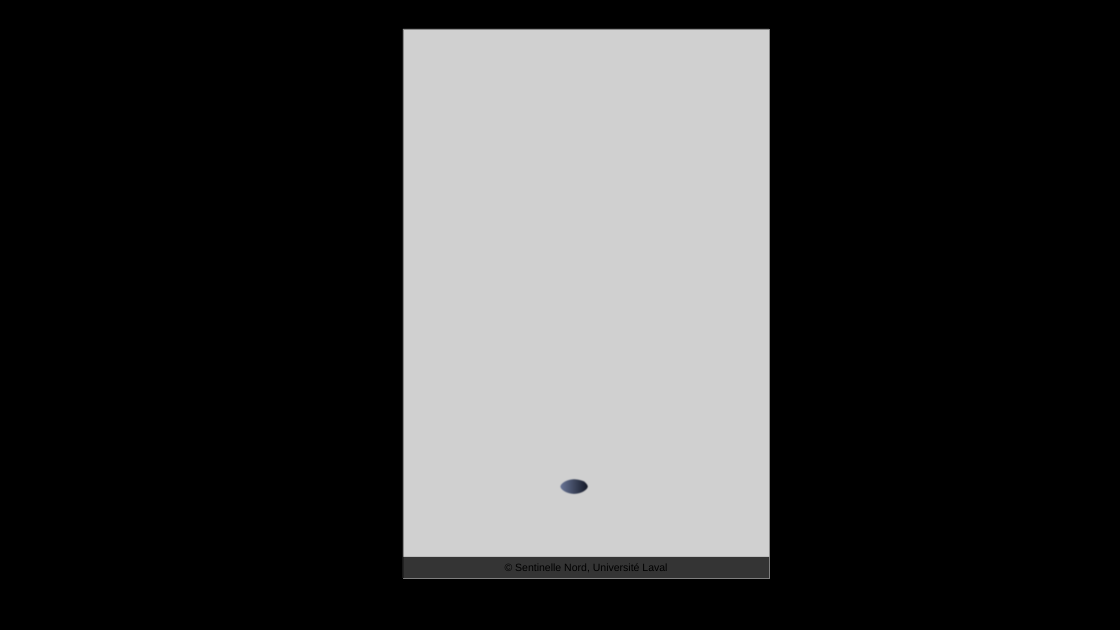
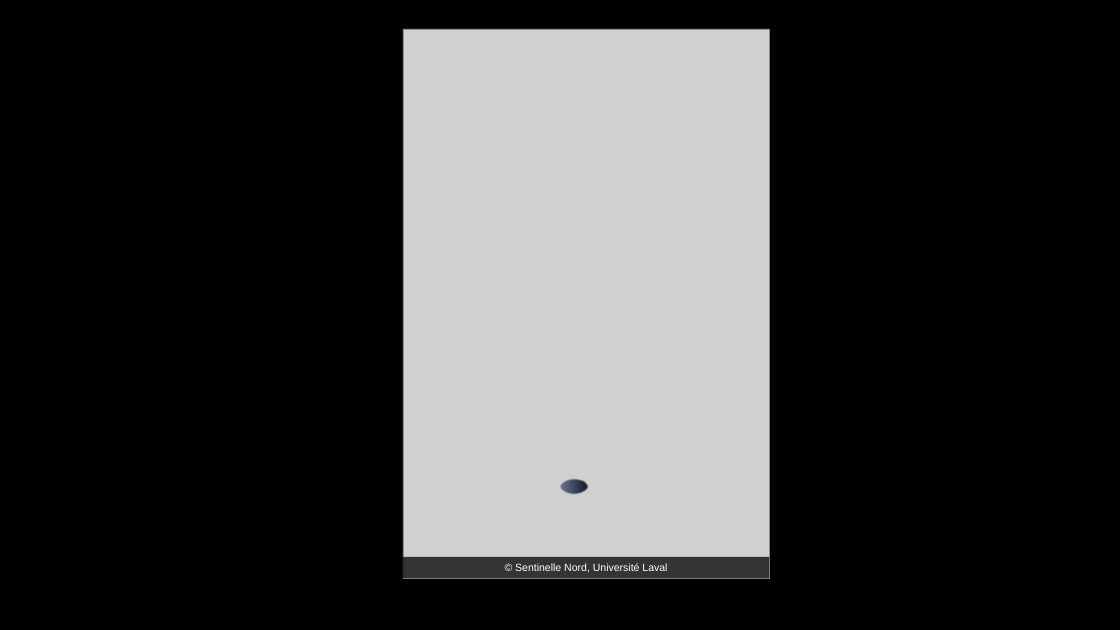
Before and after one commit to FrancisBanville/francisbanville.github.io, a slide deck: slide 1 of pictures.pptx. Drawn at 1120x630 pixels with LibreOffice and Linux fonts; fonts in the diff are those of the drawing; grey boxes stand for pictures. Boxes give left, top, right and bottom in pixels: in the first picture for what was removed or moved away, otherwise in the second. Text is boxed around its words. In the diff, an @@ line names an element or a change of style, - is before the commit and + after.

```diff
--- a/pictures.pptx
+++ b/pictures.pptx
@@ rectangle "© Sentinelle Nord, Université Laval" at box(403, 557, 770, 578): text colour #000000 to #FFFFFF @@
```
Also in this commit, not shown: 3 other files.
